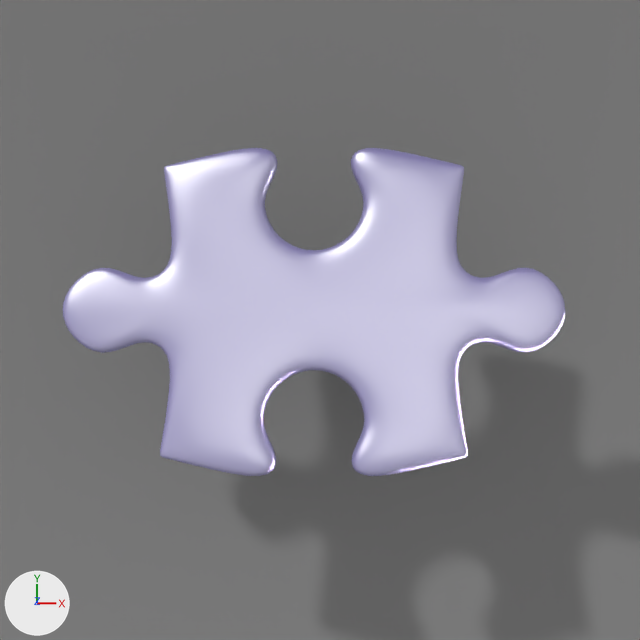
The Blender file sketch/addon.blend, before and after one commit.
Camera for both pictures: the file's camera 'Camera.002'. Lighting does not change. The marker at lower left points along +X, +Y and +Z.
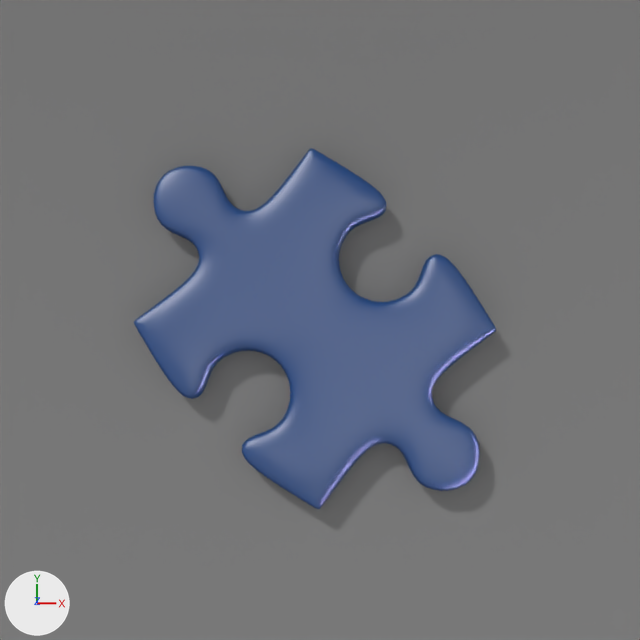
Commit message: / ‘sketch/addon.blend’

Edits to the bpy script that builds the scene:
```text
Change mat_puzzle:
    where n1 = _N.new('ShaderNodeMixShader'); n1.name = 'Mix Shader'
    add n1.inputs[0].default_value = 0.9  # 'Factor'
    where n3 = _N.new('ShaderNodeBsdfDiffuse'); n3.name = 'Diffuse BSDF'
    n3.inputs[0].default_value: (0.395, 0.346, 0.8, 1.0) -> (0.0144, 0.0685, 0.242, 1.0)  # 'Color', blue #a99fe7 -> 'Color', blue #204a87
Change ob_plane_001:
    ob_plane_001.location: (0.001, 0.18, 0.292) -> (0.001, 0.18, -0.306)
    ob_plane_001.rotation_euler: (0.0, 0.0, 0.0) -> (0.0, 0.0, 2.356)  # degrees (0, 0, 0) -> degrees (0, 0, 135)
```

Changed parts and their boxes [x1, y1, x2, y2] in the pictures (640 x 640 px):
'Plane.001', surface changed, recoloured, moved, turned
    before: [63, 148, 565, 476]
    after: [134, 148, 496, 509]
